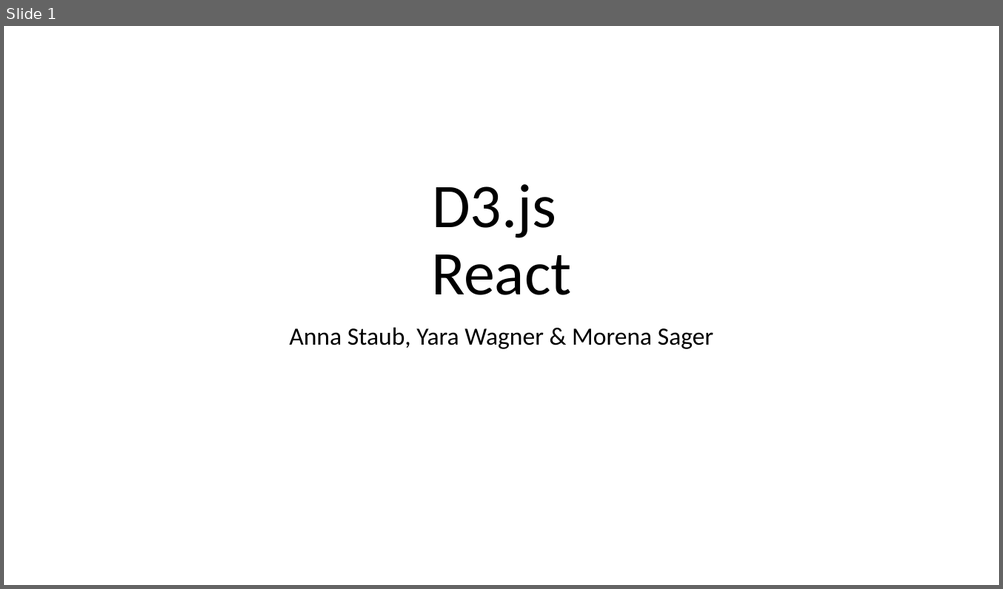
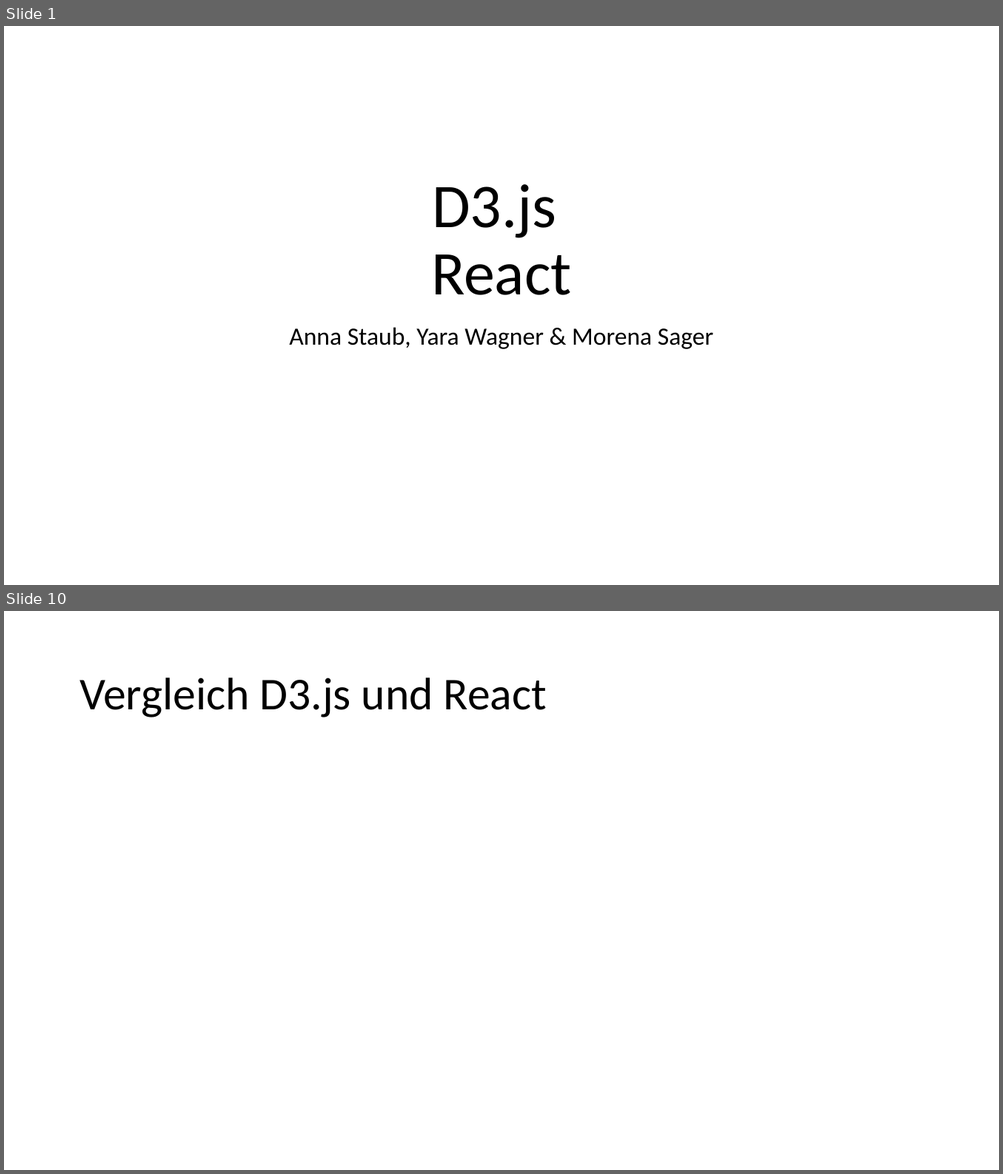
Before and after one commit to anna-staub/leiterlispiel, a slide deck: documents/JavaScript_Libraries/Gruppe_C_Praesentation_JSLibraries.pptx. Shown one above the other, each under a label of ours: slide 1 before the commit, slides 1 and 10 after it; the slides between them are not shown. The pictures are 1003x589 and 1003x1174 pixels, drawn with LibreOffice and Linux fonts; fonts in the diff are those of the drawing. Boxes give left, top, right and bottom in pixels: in the first picture for what was removed or moved away, otherwise in the second. Text is boxed around its words. In the diff, an @@ line names an element or a change of style, - is before the commit and + after.

```diff
--- a/documents/JavaScript_Libraries/Gruppe_C_Praesentation_JSLibraries.pptx
+++ b/documents/JavaScript_Libraries/Gruppe_C_Praesentation_JSLibraries.pptx
@@ slide 10 added at (4, 611, 999, 1170), background #FFFFFF @@
@@ title added at (79, 678, 546, 718), 44 pt, text #000000 @@
+Vergleich D3.js und React
```
Also in this commit, not shown: 1 slide changed, 7 other slides added, 3 slides removed, 6 other files.
